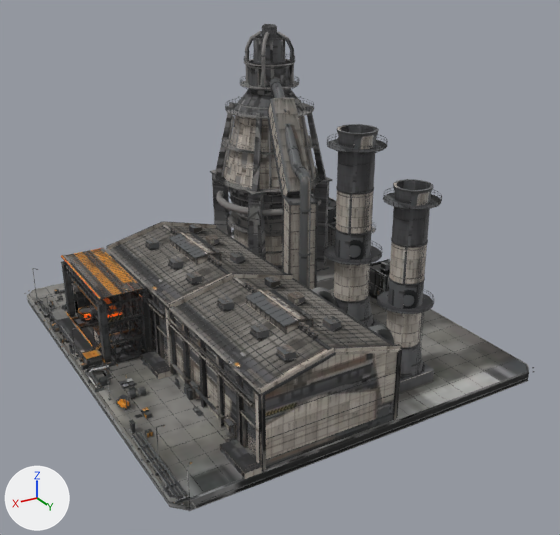
A saved change to the glTF model Scene3D/assets/buildings/steel_mill.lite.glb.
Rendered twice from a 50 mm camera at (75.7, 136.9, 81.5) aimed at (-1.6, 8.1, 17.1). Arrows for +X, +Y and +Z are at lower left; the lights stay in place. The picture after the commit comes second. Where no turn or scale is listed for an object, it has been applied to the vertices. Vertices at exactly the same position are counted once.

Names of what the first picture shows: 'hull', 'parts_colony-bandedStack', 'parts_colony-blastFurnace', 'parts_colony-pourBay', 'parts_colony-shedSegment', 'parts_colony-skipGallery' and 1 more.
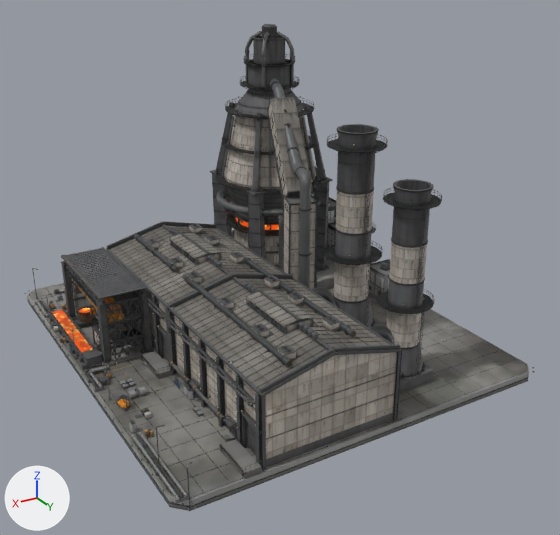
The change, as a list of edits to the scene's bpy script:
```text
Change me_hull:
    used by ob_hull; location = (-0.6, 1.0, 9.1)
    remove me_hull.from_pydata(...)  # 26341 vertices, 45520 faces; spans x -40.8..40.8, y -47.2..47.2, z -11.3..11.3
    add me_hull.from_pydata(...)  # 28173 vertices, 48756 faces; spans x -40.8..40.8, y -47.2..47.2, z -11.3..11.3
    me_hull part 1: 4 vertices moved within x 26.1..26.2, y 14.0, z -8.0; 1304 vertices added at x -9.3..18.8, y -26.0..42.0, z -9.1..8.7
    me_hull part 2: 45089 kept faces spanning x -40.8..40.8, y -47.2..47.2, z -11.3..11.3 get new texture (UV) coordinates
    other edits to the shape of me_hull do not show in these pictures
Change me_parts_colony_blastfurnace:
    used by ob_parts_colony_blastfurnace; location = (-20.5, -24.0, 31.2)
    remove me_parts_colony_blastfurnace.from_pydata(...)  # 29175 vertices, 47320 faces; spans x -18.5..18.5, y -16.0..16.0, z -31.2..31.2
    add me_parts_colony_blastfurnace.from_pydata(...)  # 30081 vertices, 49101 faces; spans x -18.5..18.5, y -16.0..16.0, z -31.2..31.2
    me_parts_colony_blastfurnace part 3: 91 vertices moved within x -10.0..13.6, y -12.5..12.5, z -25.1..-10.8; 31 vertices removed from x -6.9..11.8, y -13.4..9.4, z -10.8..-9.2; 914 vertices added at x -12.5..14.8, y -14.9..14.9, z -28.1..-6.3
    me_parts_colony_blastfurnace part 4: 41568 kept faces spanning x -18.5..18.5, y -16.0..16.0, z -31.2..31.2 get new texture (UV) coordinates
    other edits to the shape of me_parts_colony_blastfurnace do not show in these pictures
Change me_parts_colony_shedsegment:
    used by ob_parts_colony_shedsegment; location = (11.3, 9.3, 9.6)
    remove me_parts_colony_shedsegment.from_pydata(...)  # 15926 vertices, 23953 faces; spans x -16.7..16.7, y -36.6..36.6, z -9.8..9.8
    add me_parts_colony_shedsegment.from_pydata(...)  # 16694 vertices, 25355 faces; spans x -16.7..16.7, y -36.6..36.6, z -9.8..9.8
    me_parts_colony_shedsegment part 5: 23918 kept faces spanning x -16.7..16.7, y -36.6..36.6, z -9.8..9.8 get new texture (UV) coordinates
    edits to the shape of me_parts_colony_shedsegment do not show in these pictures
Change me_parts_colony_pourbay:
    where me_parts_colony_pourbay.from_pydata(...)  # 9000 vertices, 12761 faces; spans x -7.4..7.4, y -14.1..14.1, z -7.9..7.9
    used by ob_parts_colony_pourbay; location = (31.7, -13.9, 7.8)
    me_parts_colony_pourbay part 6: texture (UV) coordinates of 12761 of 12761 faces, centred in x -7.4..7.4, y -14.1..14.1, z -7.8..7.9, changed; they spanned u 0.0..1.0, v 0.0..1.0 and now span u 0.0..0.99, v 0.0..1.0
```

Location of each change, (x1, y1, x2, y2) in pixels of the pictures (560 x 535 px):
part 1 of me_hull, built on: after (134, 234, 356, 388)
part 2 of me_hull, surface changed: (31, 194, 529, 510) in both
part 3 of me_parts_colony_blastfurnace, built on (mostly hidden): after (228, 192, 327, 270)
part 4 of me_parts_colony_blastfurnace, surface changed: (210, 24, 335, 289) in both
part 5 of me_parts_colony_shedsegment, surface changed: (106, 221, 402, 479) in both
part 6 of me_parts_colony_pourbay, surface changed: (47, 247, 155, 368) in both
